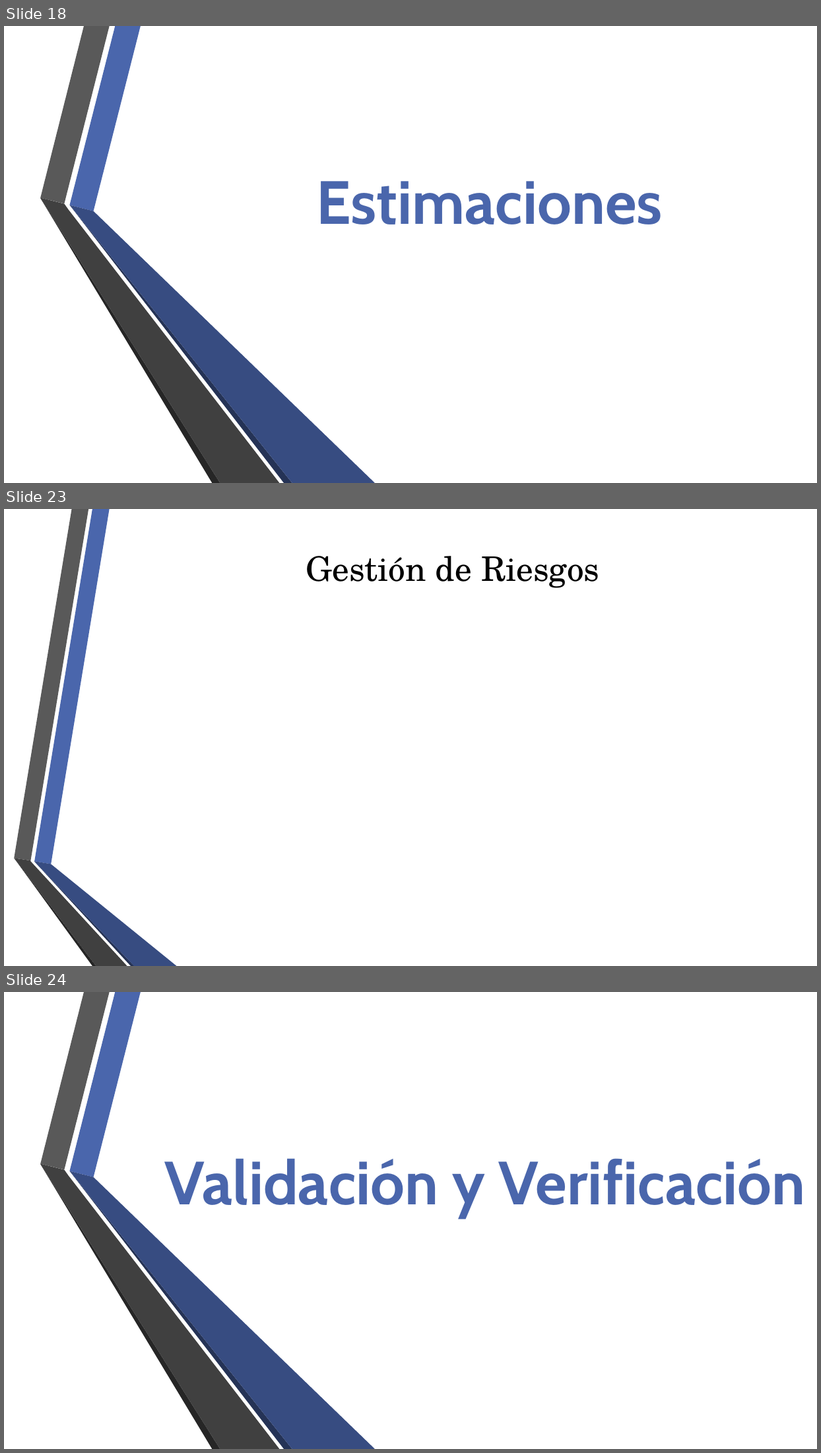
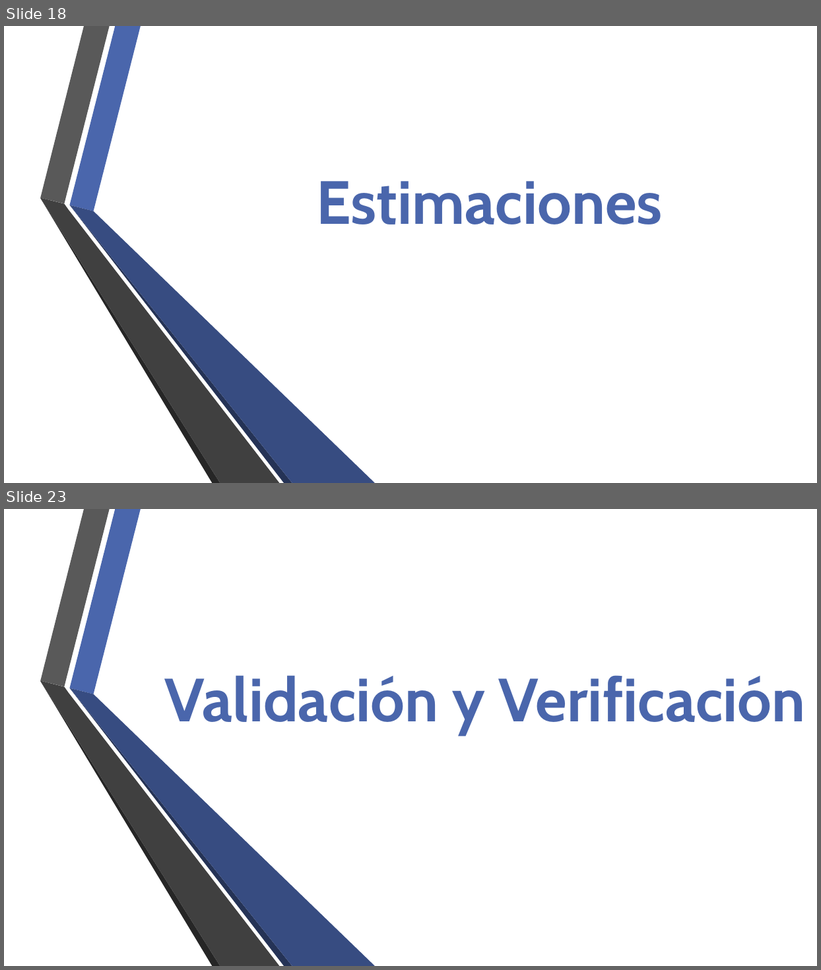
Before and after one commit to fge23/Sistema-VASPA, a slide deck: Presentaciones/Presentación VASPA - Diciembre 2020 - Examen Final/Presentación VASPA - Diciembre 2020 - Examen Final.pptx. Shown one above the other, each under a label of ours: slides 18, 23 and 24 before the commit, slides 18 and 23 after it; the slides between them are not shown. The pictures are 821x1453 and 821x970 pixels, drawn with LibreOffice and Linux fonts; fonts in the diff are those of the drawing; background and template pictures are left out. Boxes give left, top, right and bottom in pixels: in the first picture for what was removed or moved away, otherwise in the second. Text is boxed around its words. In the diff, an @@ line names an element or a change of style, - is before the commit and + after.

Commit message:
Se actualiza la presentación final (sección de riesgos)

```diff
--- a/Presentaciones/Presentación VASPA - Diciembre 2020 - Examen Final/Presentación VASPA - Diciembre 2020 - Examen Final.pptx
+++ b/Presentaciones/Presentación VASPA - Diciembre 2020 - Examen Final/Presentación VASPA - Diciembre 2020 - Examen Final.pptx
@@ slide 23 removed at box(4, 509, 817, 966), background picture (left out) @@
@@ title removed at box(306, 556, 599, 588) @@
-Gestión de Riesgos
@@ group removed at box(14, 509, 177, 966): 6 freeform shapes @@
@@ what was slide 24 is now slide 23 @@
```
Also in this commit, not shown: 2 slides changed, 2 slides added, 2 other slides removed.
